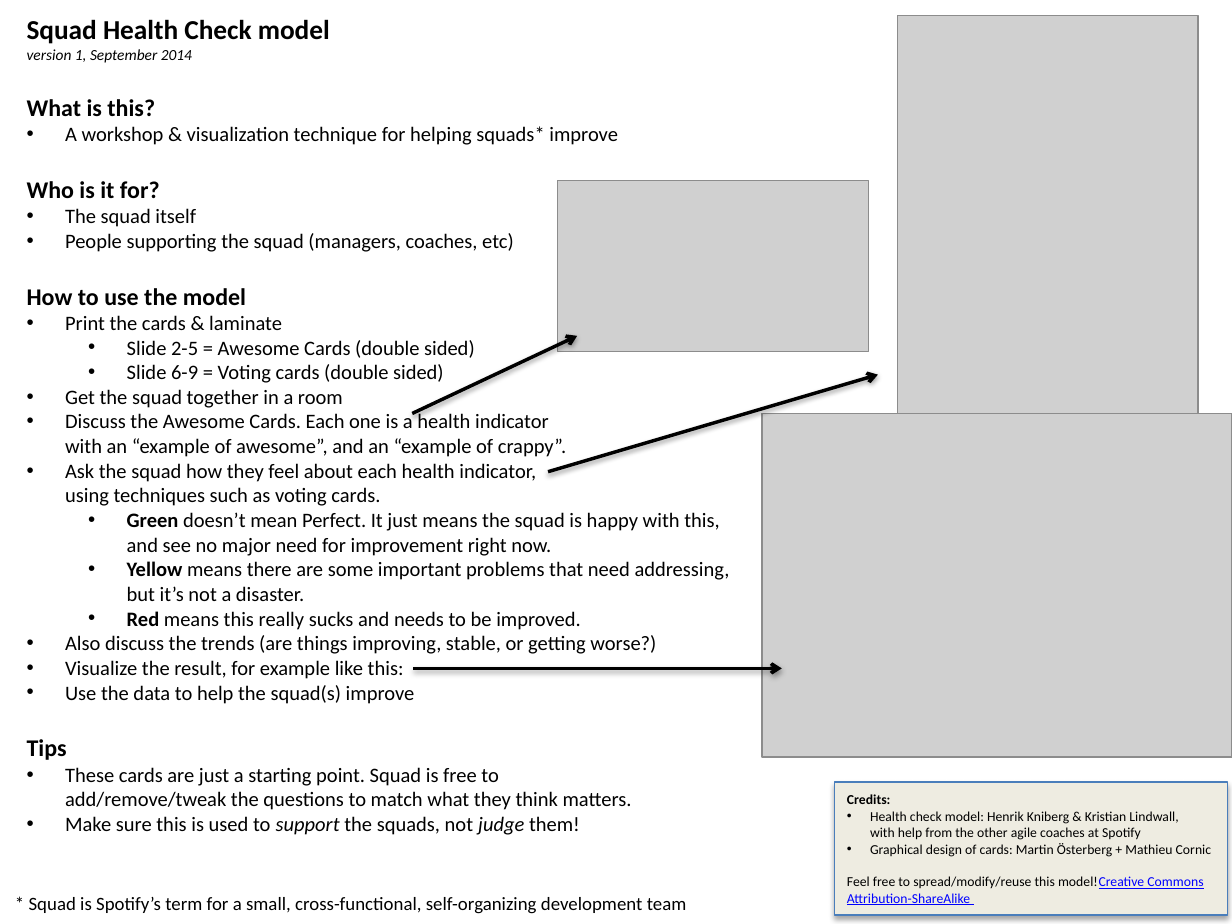
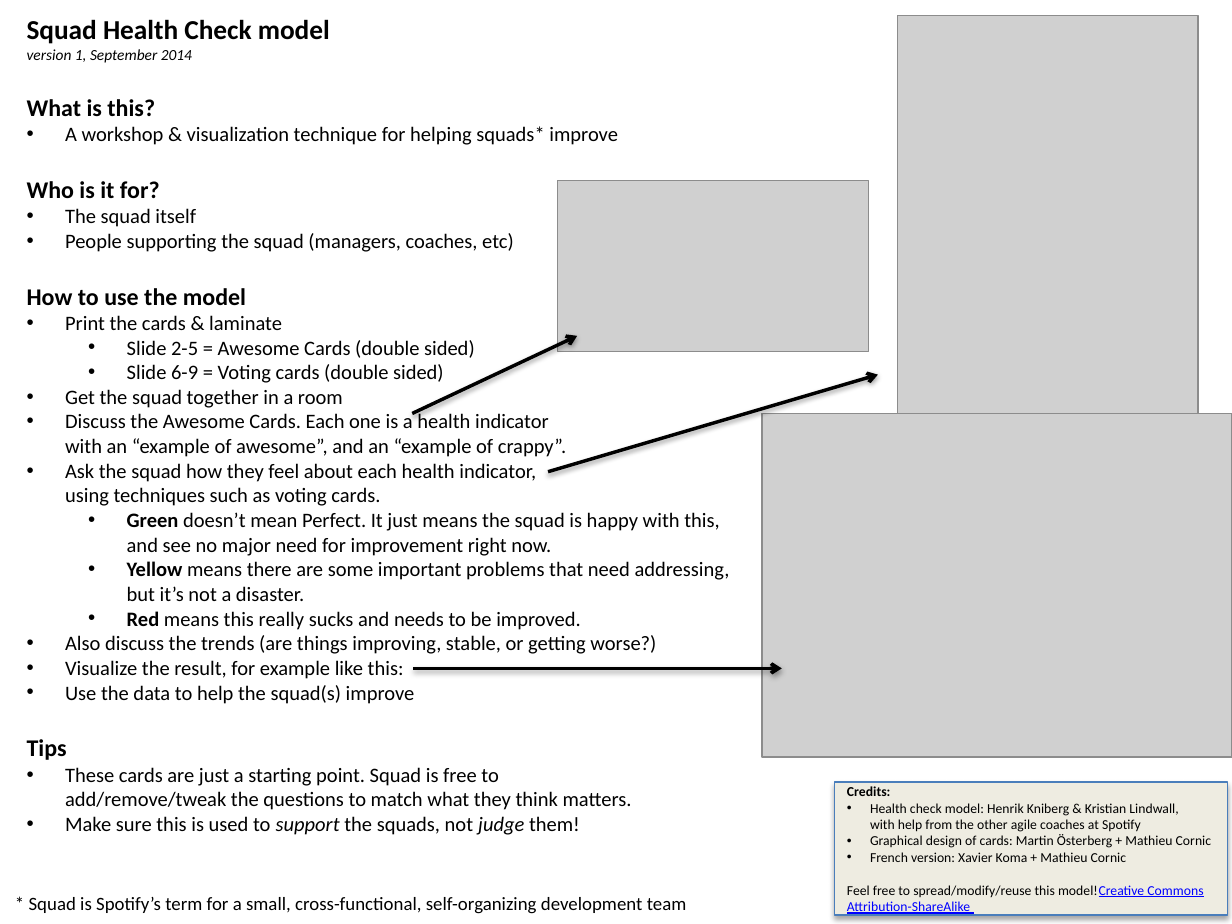
Before and after one commit to matcornic/awesome-squad-health-check, a slide deck: slide 1 of squad-health-check-model.pptx. Drawn at 1232x924 pixels with LibreOffice and Linux fonts; fonts in the diff are those of the drawing; grey boxes stand for pictures. Boxes give left, top, right and bottom in pixels: in the first picture for what was removed or moved away, otherwise in the second. Text is boxed around its words. In the diff, an @@ line names an element or a change of style, - is before the commit and + after.

Commit message:
With french version

```diff
--- a/squad-health-check-model.pptx
+++ b/squad-health-check-model.pptx
@@ text in rectangle at [870,852,1126,862]: paragraph added @@
+• French version: Xavier Koma + Mathieu Cornic
```
Also in this commit, not shown: 4 slides added, 1 other file.
